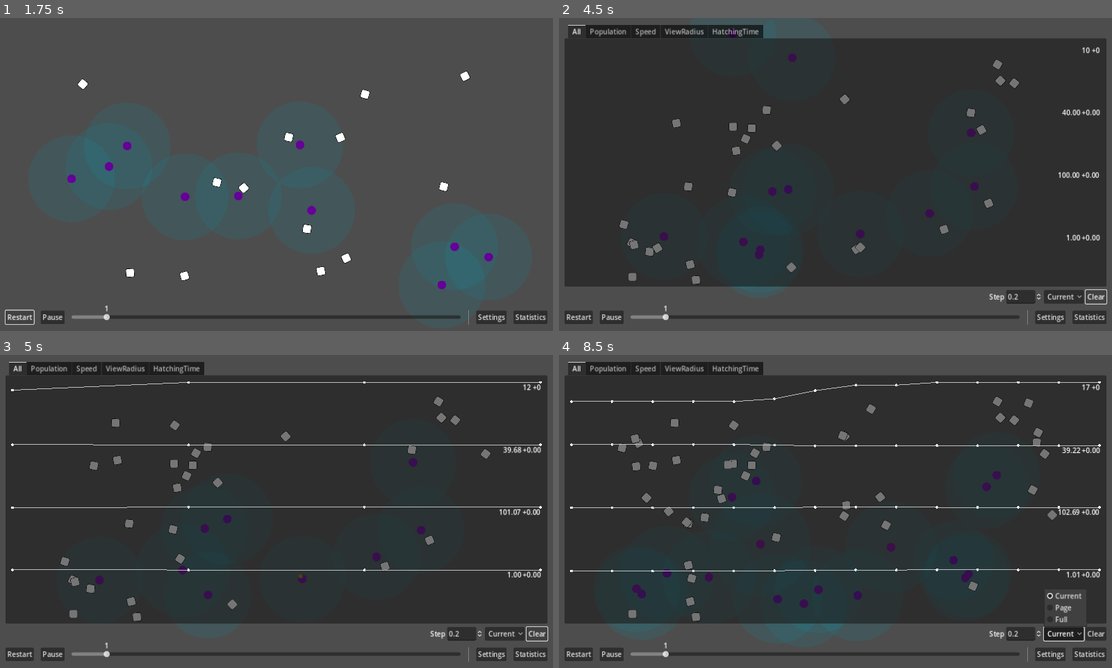
Above: before the commit, frames 1-4 (two rows, left to right).
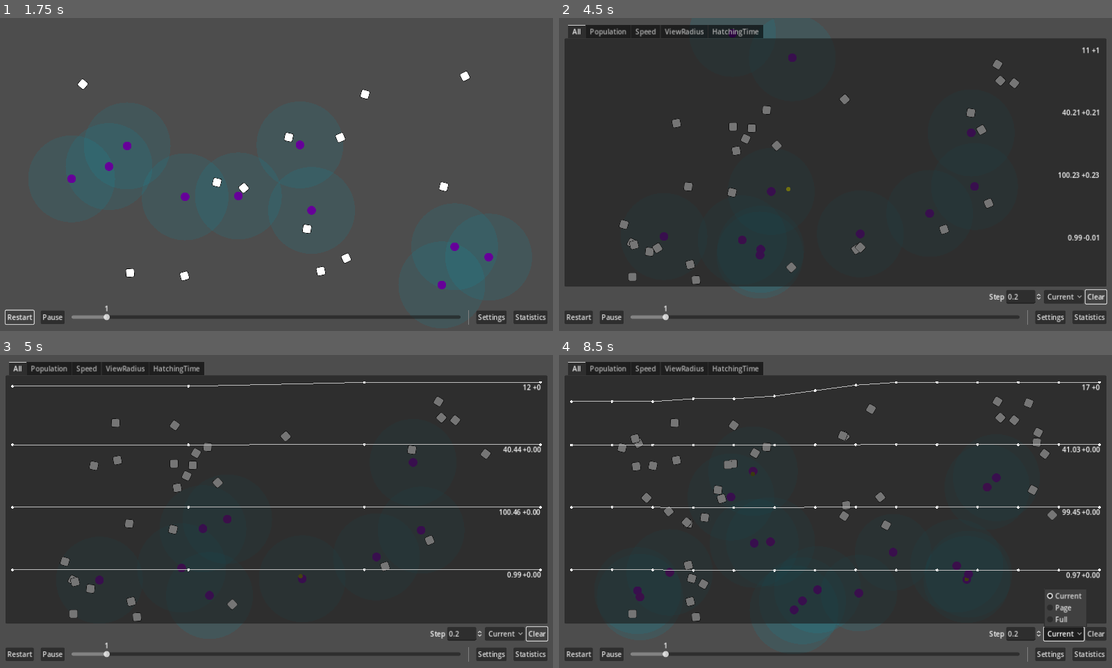
Above: after the commit, the same moments.

Repository: wivest/Natural-Selection
Game: Godot game, scene res://main.tscn
Same seed, same stepped clock (60 frames per second), same inputs: the game is played once before the commit and once after it.
Inputs:
- Up to frame 1 (1.75 s): click "Restart" at 0.5 s; click "Restart" at 1.25 s
- Up to frame 2 (4.5 s): click "Restart" at 2 s; click "Statistics" at 2.75 s; click "Current" at 3.5 s; click "Clear" at 4.25 s
- Up to frame 3 (5 s): no input
- Up to frame 4 (8.5 s): click "Current" at 5 s; click "Clear" at 5.75 s; click "Statistics" at 6.5 s; click "Statistics" at 7.25 s; click "Current" at 8 s

Frame 1 is identical in both runs. In frame 2, 0.2% of the frame differs, in the area x 32-98%, y 9-78%; in frame 3, 1.2%; in frame 4, 2.1%, in the area x 2-98%, y 8-88%.

Commit message:
refactor: remove gene properties

Diff:
--- a/entities/creature/creature.gd
+++ b/entities/creature/creature.gd
@@ -37,13 +37,13 @@
 
 func _physics_process(delta):
 	view.update_target(velocity)
-	velocity = Parameters.speed * genome.speed.value * position.direction_to(view.target)
+	velocity = Parameters.speed * genome.genes["speed"].value * position.direction_to(view.target)
 	move_and_slide()
 	energy -= get_consumed_energy(delta)
 	handle_energy_level()
 
 func get_consumed_energy(delta: float) -> float: # based on speed
-	return Parameters.speed * (genome.speed.value + genome.view_radius.value) * delta
+	return Parameters.speed * (genome.genes["speed"].value + genome.genes["view_radius"].value) * delta
 
 func handle_energy_level():
 	if energy < 0:
--- a/entities/creature/creature.tscn
+++ b/entities/creature/creature.tscn
@@ -27,27 +27,9 @@
 value = 100.0
 mutation_range = 10.0
 
-[sub_resource type="Resource" id="Resource_wbpyc"]
-script = ExtResource("2_nf75o")
-value = 1.0
-mutation_range = 0.1
-
-[sub_resource type="Resource" id="Resource_fxyqd"]
-script = ExtResource("2_nf75o")
-value = 40.0
-mutation_range = 5.0
-
-[sub_resource type="Resource" id="Resource_hww5n"]
-script = ExtResource("2_nf75o")
-value = 100.0
-mutation_range = 10.0
-
 [sub_resource type="Resource" id="Resource_dd1vt"]
 resource_local_to_scene = true
 script = ExtResource("3_0clsu")
-speed = SubResource("Resource_fxyqd")
-view_radius = SubResource("Resource_hww5n")
-hatching_time = SubResource("Resource_wbpyc")
 genes = {
 "hatching_time": SubResource("Resource_cty3q"),
 "speed": SubResource("Resource_da71r"),
--- a/entities/creature/nodes/body.gd
+++ b/entities/creature/nodes/body.gd
@@ -6,7 +6,7 @@
 @export var speed_color: Gradient
 
 func _ready():
-	update_color(owner.genome.speed.value)
+	update_color(owner.genome.genes["speed"].value)
 
 func update_color(speed: float):
 	modulate = speed_color.sample(speed / SPEED_COLOR_CAP) # set color based on speed
--- a/entities/creature/nodes/view.gd
+++ b/entities/creature/nodes/view.gd
@@ -11,7 +11,7 @@
 @onready var shape: CircleShape2D = $CollisionShape2D.shape
 
 func _ready():
-	shape.radius = owner.genome.view_radius.value
+	shape.radius = owner.genome.genes["view_radius"].value
 	queue_redraw()
 
 	target = _get_random_target()
--- a/entities/creature/traits/genome.gd
+++ b/entities/creature/traits/genome.gd
@@ -1,9 +1,5 @@
 class_name Genome
 extends Resource
-
-@export var speed: Gene
-@export var view_radius: Gene
-@export var hatching_time: Gene
 
 @export var genes: Dictionary # [String, Gene] pairs
 
@@ -14,10 +10,6 @@
 	return g
 
 func mutate():
-	speed.mutate()
-	view_radius.mutate()
-	hatching_time.mutate()
-
 	for gene: Gene in genes.values():
 		gene.mutate()
 
@@ -27,33 +19,17 @@
 	return g
 
 func add(g: Genome):
-	speed.value += g.speed.value
-	view_radius.value += g.view_radius.value
-	hatching_time.value += g.hatching_time.value
-
 	for key: String in genes:
-		genes[key].value += g[key].value
+		genes[key].value += g.genes[key].value
 
 func sub(g: Genome):
-	speed.value -= g.speed.value
-	view_radius.value -= g.view_radius.value
-	hatching_time.value -= g.hatching_time.value
-
 	for key: String in genes:
-		genes[key].value -= g[key].value
+		genes[key].value -= g.genes[key].value
 
 func div(n: int):
-	speed.value /= n
-	view_radius.value /= n
-	hatching_time.value /= n
-
 	for key: String in genes:
 		genes[key].value /= n
 
 func zero():
-	speed.value = 0
-	view_radius.value = 0
-	hatching_time.value = 0
-
 	for key: String in genes:
 		genes[key].value = 0
--- a/entities/egg/egg.gd
+++ b/entities/egg/egg.gd
@@ -13,7 +13,7 @@
 
 func _ready():
 	Parameters.speed_changed.connect(_on_parameters_changed)
-	timer.start(genome.hatching_time.value / Parameters.speed)
+	timer.start(genome.genes["hatching_time"].value / Parameters.speed)
 
 func _process(_delta):
 	modulate = hatching_color.sample(Parameters.speed * timer.time_left / HATCHING_TIME_CAP)
@@ -23,7 +23,7 @@
 	queue_free()
 
 func _on_parameters_changed(): # update remaining time on change
-	var new_wait_time: float = genome.hatching_time.value / Parameters.speed
+	var new_wait_time: float = genome.genes["hatching_time"].value / Parameters.speed
 	var correlation: float = new_wait_time / timer.wait_time
 	timer.start(timer.time_left * correlation)
 	timer.wait_time = new_wait_time
--- a/ui/tabs/statistics/chart/getters/hatching_time.gd
+++ b/ui/tabs/statistics/chart/getters/hatching_time.gd
@@ -2,4 +2,4 @@
 extends Getter
 
 func get_value() -> float:
-	return Creature.average.hatching_time.value
+	return Creature.average.genes["hatching_time"].value
--- a/ui/tabs/statistics/chart/getters/speed.gd
+++ b/ui/tabs/statistics/chart/getters/speed.gd
@@ -2,4 +2,4 @@
 extends Getter
 
 func get_value() -> float:
-	return Creature.average.speed.value
+	return Creature.average.genes["speed"].value
--- a/ui/tabs/statistics/chart/getters/view_radius.gd
+++ b/ui/tabs/statistics/chart/getters/view_radius.gd
@@ -2,4 +2,4 @@
 extends Getter
 
 func get_value() -> float:
-	return Creature.average.view_radius.value
+	return Creature.average.genes["view_radius"].value
Not shown: 1 places in entities/creature/creature.tscn that only renumber resources
